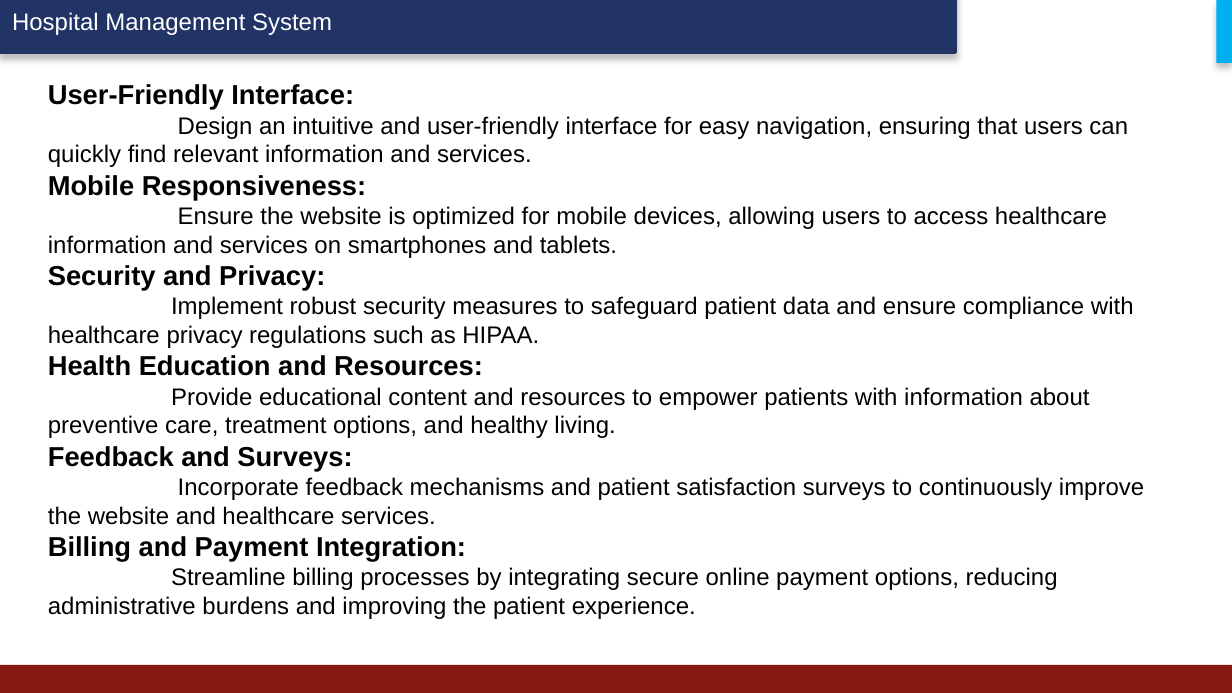
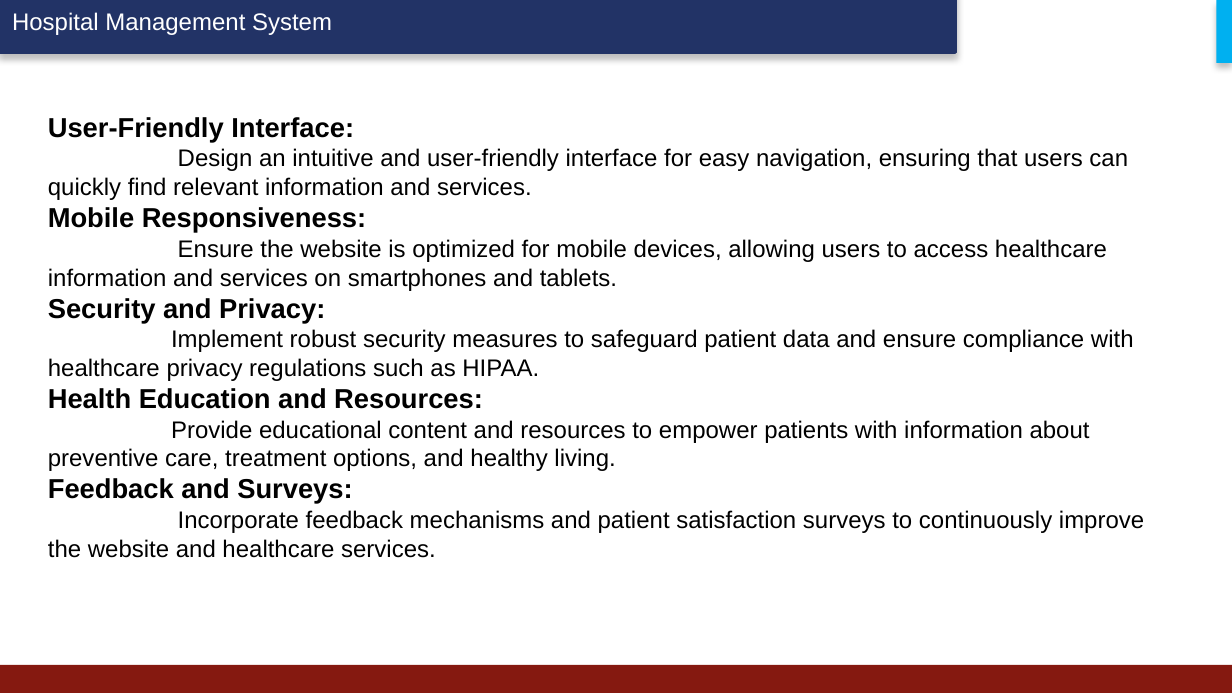
Before and after one commit to Tharaofficial/Healthcare-management-system, a slide deck: slide 6 of Hospital Management System.pptx. Drawn at 1232x693 pixels with LibreOffice and Linux fonts; fonts in the diff are those of the drawing; background and template pictures are left out. Boxes give left, top, right and bottom in pixels: in the first picture for what was removed or moved away, otherwise in the second. Text is boxed around its words. In the diff, an @@ line names an element or a change of style, - is before the commit and + after.

```diff
--- a/Hospital Management System.pptx
+++ b/Hospital Management System.pptx
@@ text at (48,536,1058,619): paragraphs removed @@
-Billing and Payment Integration:
-Streamline billing processes by integrating secure online payment options, reducing administrative burdens and improving the patient experience.
```
Also in this commit, not shown: 3 other slides changed.
